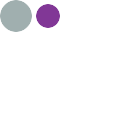
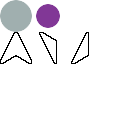
Layered file, before and after one edit (128x128). Changes by layer:
painted on "Pasted Layer #1" over [71, 32, 89, 64]
painted on "Pasted Layer" over [39, 32, 88, 64]
painted on "Working Layer" over [0, 32, 32, 64]
